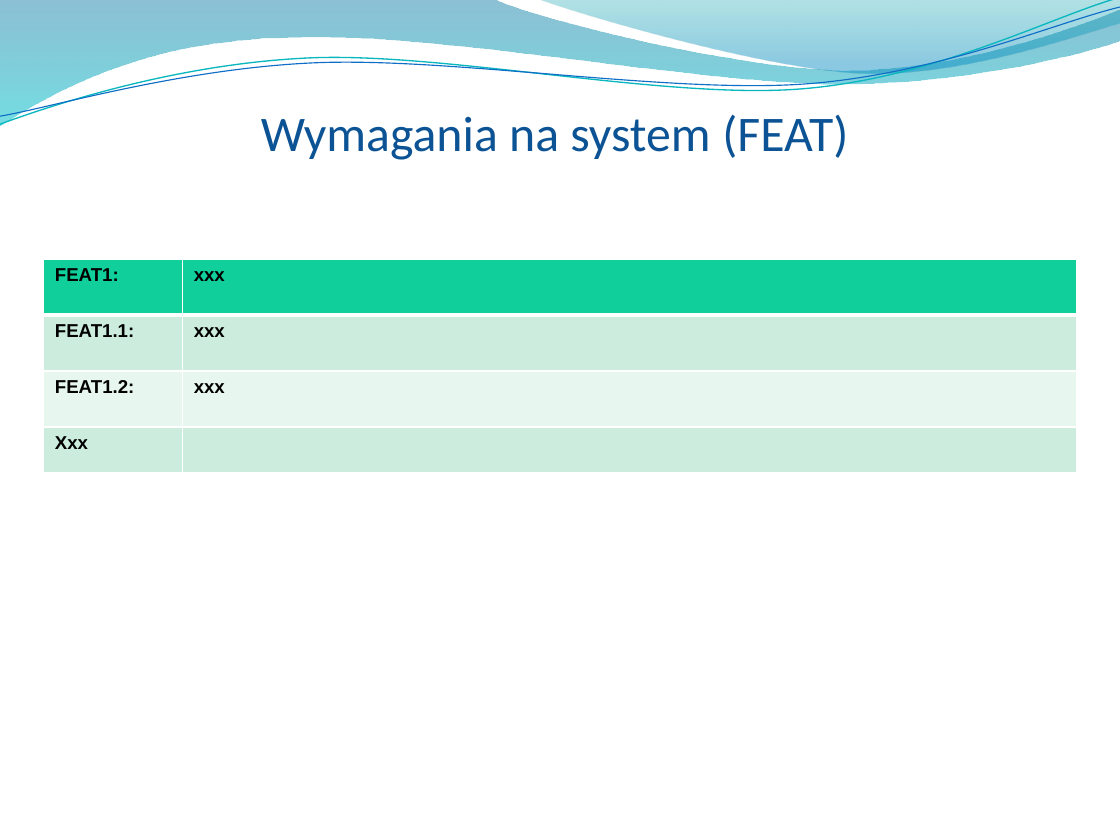
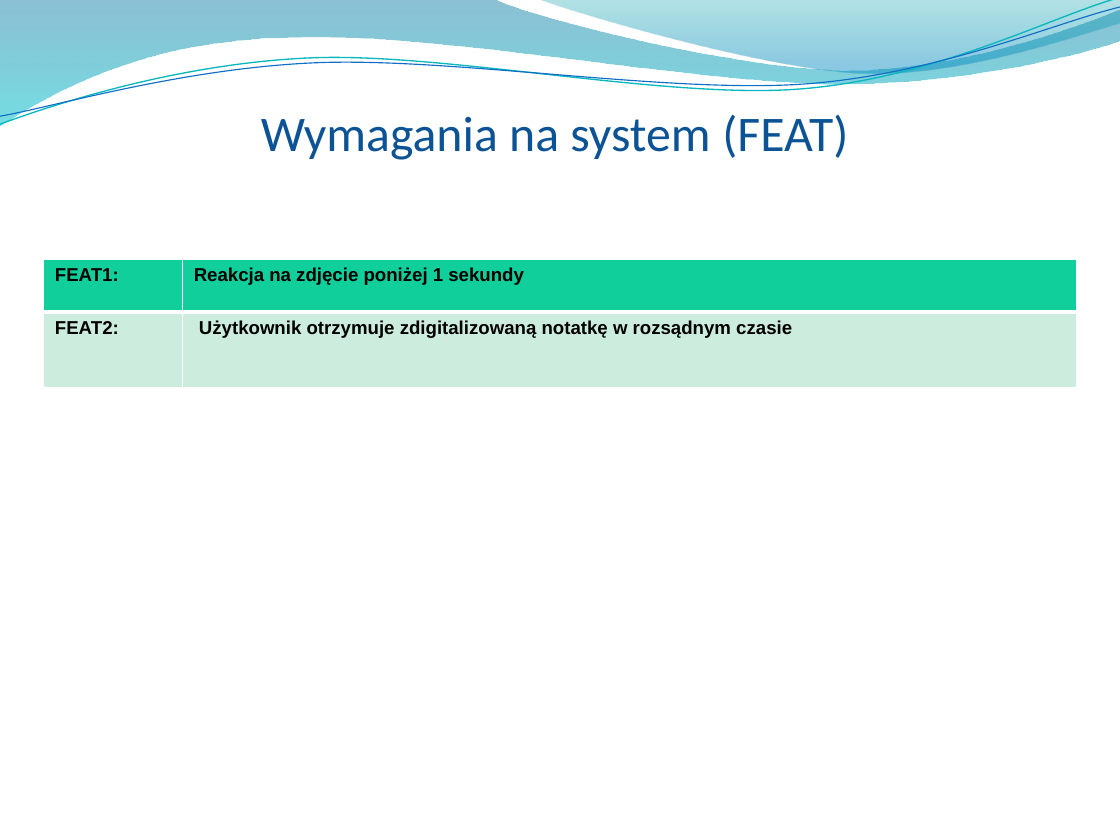
Before and after one commit to Manomenu/okno-mpsi-2026, a slide deck: slide 5 of Przeglad_koncowy_notes_ai.pptx. Drawn at 1120x840 pixels with LibreOffice and Linux fonts; fonts in the diff are those of the drawing; background and template pictures are left out. Boxes give left, top, right and bottom in pixels: in the first picture for what was removed or moved away, otherwise in the second. Text is boxed around its words. In the diff, an @@ line names an element or a change of style, - is before the commit and + after.

```diff
--- a/Przeglad_koncowy_notes_ai.pptx
+++ b/Przeglad_koncowy_notes_ai.pptx
@@ table at box(44, 259, 1076, 391) @@
-row 1: FEAT1: | xxx
-row 2: FEAT1.1: | xxx
-row 3: FEAT1.2: | xxx
-row 4: Xxx | 
+row 1: FEAT1: | Reakcja na zdjęcie poniżej 1 sekundy
+row 2: FEAT2: | Użytkownik otrzymuje zdigitalizowaną notatkę w rozsądnym czasie
```
Also in this commit, not shown: 15 other slides changed, 23 slides added, 1 slide removed.
